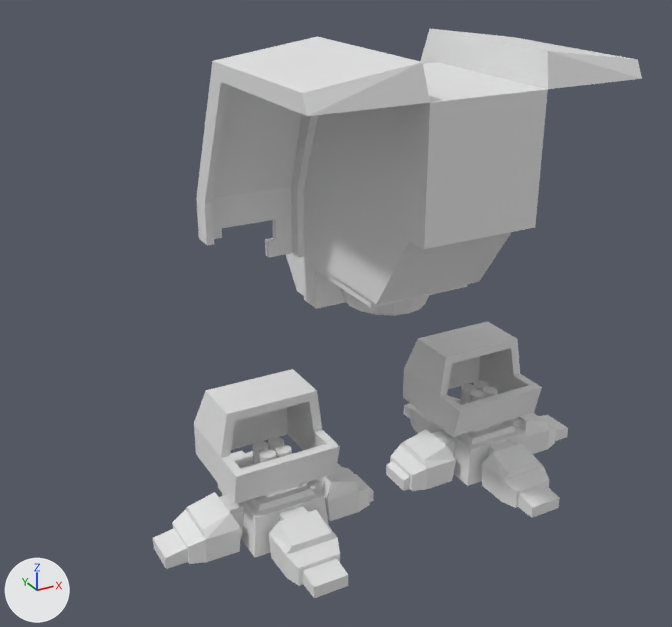
The Blender file Blender Files/Character Models/DreadNought.blend: old version first, new version second.
Before and after are seen from a camera (50 mm lens) standing at (-4.29, -6.86, 5.49) and looking at (-0.33, 0.34, 1.9). Every picture has the same lights, and +X, +Y and +Z are marked at lower left.

Objects in the first picture: 'Circle', 'Leg Armor', 'Legs'.
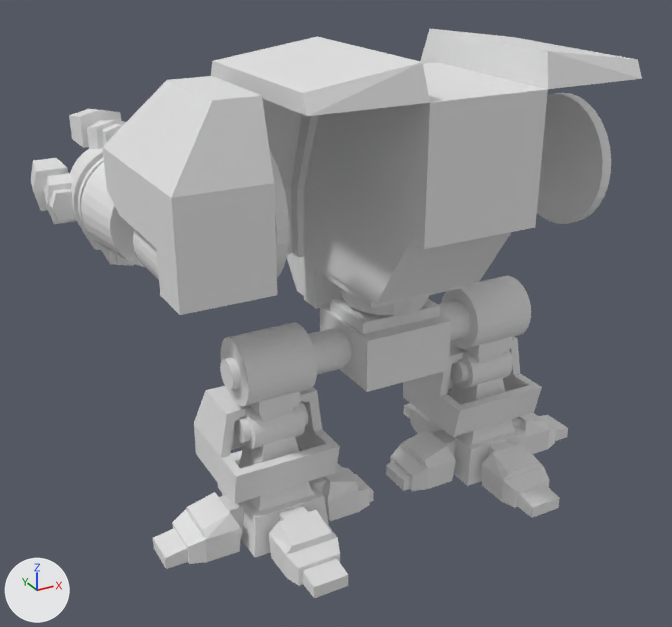
Where the newer file only moved an object's origin or applied its transform, the numbers keep the older frame.

Boxes (x1, y1, x2, y2) around the edits, measured in the pictures (672 x 627 px):
'Circle', reshaped (27% taller): before (196, 29, 642, 315); after (211, 29, 642, 392)
'Arm Armor', added: after (102, 76, 277, 315)
'Legs', reshaped: before (153, 380, 568, 598); after (153, 378, 568, 598)
'Cube', added: after (220, 276, 531, 449)
'ArmConneter', added: after (270, 93, 611, 277)
'Arm', added: after (70, 148, 159, 280)
'Fingers.001', added: after (31, 109, 135, 266)
part 1 of me_plane_006, rebuilt: before (194, 369, 340, 504); after (194, 337, 542, 504)
part 2 of me_plane_006, deleted: before (403, 321, 542, 437)
part 3 of me_cylinder, cut back: before (252, 380, 513, 504); after (239, 378, 513, 504)
part 4 of me_circle, built on: before (304, 103, 430, 304); after (304, 103, 451, 392)

Patch to the scene script:
```diff
--- a/Blender Files/Character Models/DreadNought.blend.py
+++ b/Blender Files/Character Models/DreadNought.blend.py
@@ me_plane_006 @@
 # used by ob_leg_armor; location = (0.0, -0.02, -0.02)
-me_plane_006.from_pydata(...)  # 56 vertices, 52 faces; spans x -1.72..1.72, y -0.35..0.68, z 0.58..1.35
+me_plane_006.from_pydata(...)  # 92 vertices, 66 faces; spans x -1.72..-0.68, y -0.37..0.66, z 0.56..1.33
+# me_plane_006 part 1: the loose piece of 28 vertices spanning x -1.72..-0.68, y -0.35..0.68, z 0.58..1.35 is rebuilt with 92 vertices and now spans x -1.72..-0.68, y -0.37..0.66, z 0.56..1.33
+# me_plane_006 part 2: the loose piece of 28 vertices spanning x 0.68..1.72, y -0.35..0.68, z 0.58..1.35 is deleted
@@ me_cylinder @@
 # used by ob_legs; location = (0.0, 0.0, 0.0)
-me_cylinder.from_pydata(...)  # 308 vertices, 203 faces; spans x -2.36..-0.18, y -1.16..1.16, z 0.0..0.84
+me_cylinder.from_pydata(...)  # 172 vertices, 126 faces; spans x -2.36..-0.18, y -1.16..1.16, z 0.0..1.01
+# me_cylinder part 3
+# 140 vertices are removed from x -1.38..-1.02, y -0.19..0.19, z 0.46..0.84
+# 82 faces are deleted
+# 4 vertices are added at (-1.04, -0.17, 1.01), (-1.04, 0.17, 1.01), (-1.36, 0.17, 1.01), (-1.36, -0.17, 1.01)
+# 5 new faces join them
@@ me_circle @@
 # used by ob_circle; location = (0.0, -0.01, 2.34); scale = (0.464, 0.499, 0.464)
-me_circle.from_pydata(...)  # 162 vertices, 120 faces; spans x -3.23..3.23, y -2.79..2.73, z -0.99..4.64
+me_circle.from_pydata(...)  # 210 vertices, 170 faces; spans x -3.23..3.23, y -2.79..2.73, z -1.92..4.64
+# me_circle part 4
+# 3 faces are deleted
+# 32 vertices are added at x -0.97..0.97, y -0.9..0.9, z -1.92..-0.58
+# 16 new vertices lie (0.0, 0.0, 0.09) away from vertices in x -0.56..0.56, y -0.56..0.56, z -0.58
+# 53 new faces join them
@@ me_plane_012 @@
+me_plane_012.from_pydata(...)  # 236 vertices, 220 faces; spans x -0.678..0.678, y -0.59..0.64, z -0.678..0.678
@@ me_plane_008 @@
+me_plane_008.from_pydata(...)  # 648 vertices, 586 faces; spans x -2.55..-1.59, y -0.85..1.63, z 2.64..3.6
@@ me_plane_002 @@
+me_plane_002.from_pydata(...)  # 18 vertices, 14 faces; spans x -2.9..-2.17, y -1.29..0.28, z 2.95..4.33
@@ me_circle_1 @@
+me_circle_1.from_pydata(...)  # 192 vertices, 162 faces; spans x -1.7..-1.5, y -1.09..0.09, z 2.77..3.95
@@ me_cube_006 @@
+me_cube_006.from_pydata(...)  # 496 vertices, 354 faces; spans x -1.615..-0.35, y -0.313..0.313, z 0.92..2.029
@@ ob_leg_armor @@
 ob_leg_armor.location = (0.0, -0.02, -0.02)
+_m = ob_leg_armor.modifiers.new('Mirror', 'MIRROR')
@@ ob_fingers_001 @@
+ob_fingers_001 = bpy.data.objects.new('Fingers.001', me_plane_012)
+ob_fingers_001.location = (-2.07, 1.63, 3.11)
+ob_fingers_001.rotation_euler = (0.0, -3.142, 0.0)  # degrees (0, -180, 0)
@@ ob_arm @@
+ob_arm = bpy.data.objects.new('Arm', me_plane_008)
+ob_arm.location = (0.0, 0.0, 0.0)
@@ ob_arm_armor @@
+ob_arm_armor = bpy.data.objects.new('Arm Armor', me_plane_002)
+ob_arm_armor.location = (0.47, 0.0, 0.0)
@@ ob_armconneter @@
+ob_armconneter = bpy.data.objects.new('ArmConneter', me_circle_1)
+ob_armconneter.location = (0.0, 0.0, 0.0)
+_m = ob_armconneter.modifiers.new('Mirror', 'MIRROR')
@@ ob_cube @@
+ob_cube = bpy.data.objects.new('Cube', me_cube_006)
+ob_cube.location = (0.0, 0.0, 0.0)
+_m = ob_cube.modifiers.new('Mirror', 'MIRROR')
```
